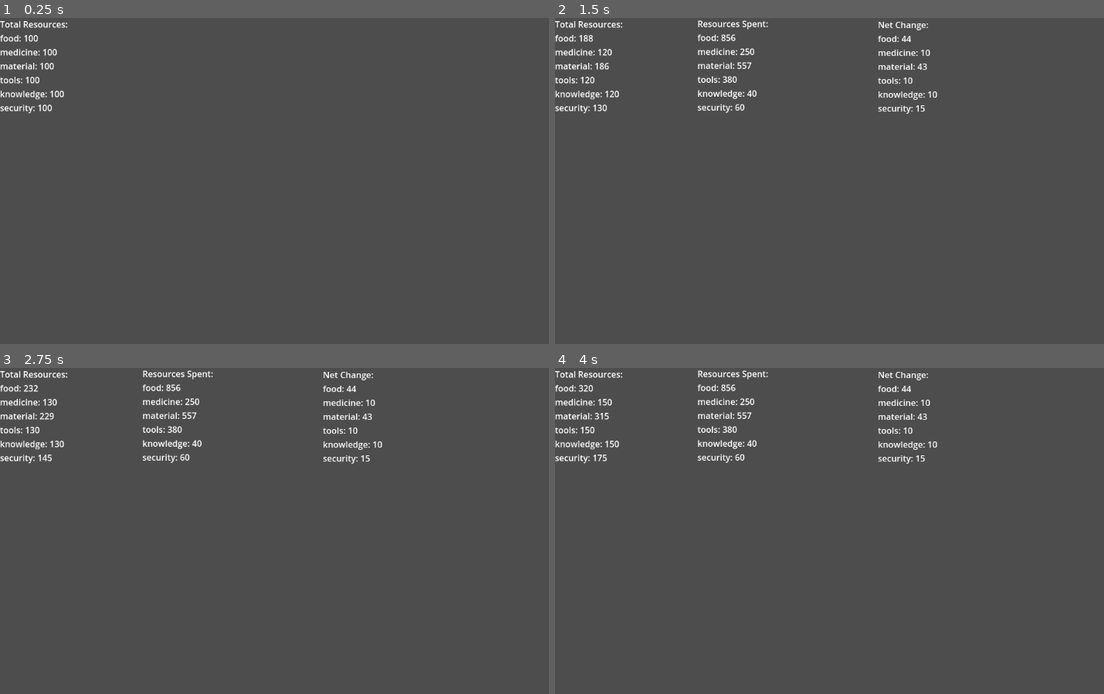
Above: before the commit, frames 1-4 (two rows, left to right).
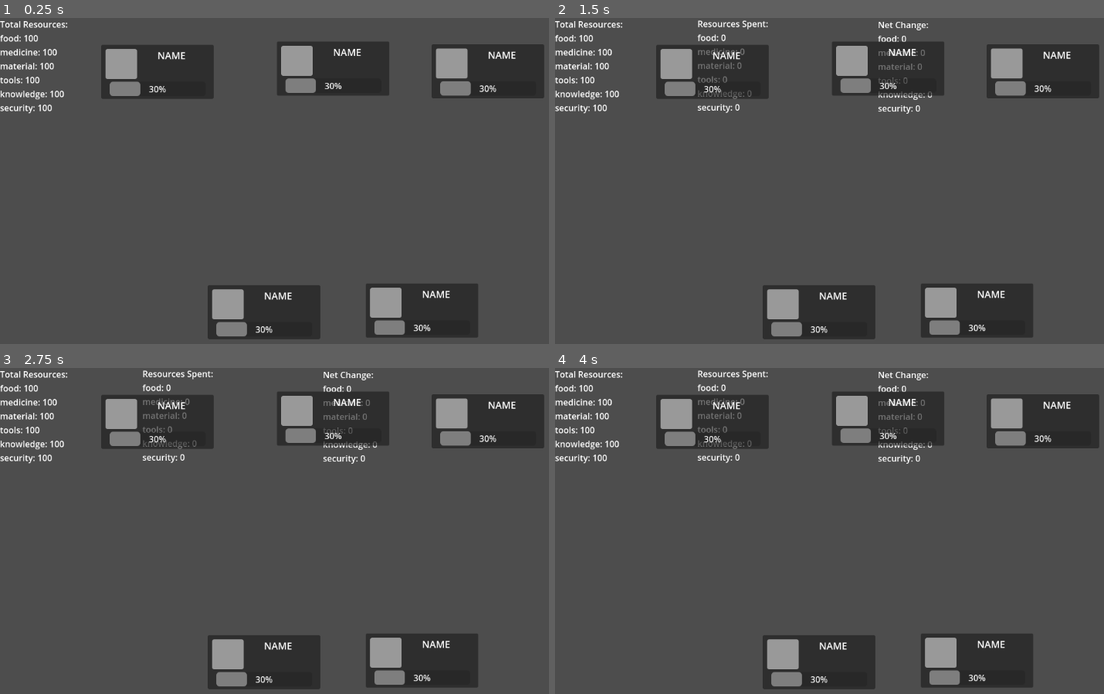
Above: after the commit, the same moments.

Repository: jaxonRuiz/CMPM170-Prototype2
Game: Godot game, scene res://Scenes/main.tscn
Same seed, same stepped clock (60 frames per second), same inputs: the game is played once before the commit and once after it.
Inputs:
- Up to frame 1 (0.25 s): no input
- Up to frame 2 (1.5 s): tap Enter at 0.5 s; hold Space (next_turn) 0.53-1.28 s; tap Space (next_turn) at 1.35 s
- Up to frame 3 (2.75 s): tap Enter at 2 s; hold Space (next_turn) from 2.03 s (still down)
- Up to frame 4 (4 s): release Space (next_turn) at 2.78 s; tap Space (next_turn) at 2.85 s; tap Enter at 3.5 s; hold Space (next_turn) from 3.53 s (still down)

The runs differ from the first frame. In frame 1, 16% of the frame differs, in the area x 18-100%, y 7-99%; in frame 2, 17%; in frame 3, 17%; in frame 4, 17%, in the area x 4-100%, y 4-99%.
Error after the commit: Parse Error: Expected ":" after function declaration. (res://Scripts/group_panel.gd:16)

Commit message:
work on main.gd

Diff:
--- a/Scenes/group_panel.gd
+++ b/Scenes/game.gd
@@ -1,10 +1,9 @@
-extends Control
+extends Node2D
 
 
-@export var group_name:String;
 # Called when the node enters the scene tree for the first time.
 func _ready():
-	$Panel/Name.text = group_name;
+	pass # Replace with function body.
 
 
 # Called every frame. 'delta' is the elapsed time since the previous frame.
--- a/Scenes/game.tscn
+++ b/Scenes/game.tscn
@@ -1,5 +1,6 @@
-[gd_scene load_steps=21 format=3 uid="uid://cnkqlwd0dyxg8"]
-
+[gd_scene load_steps=22 format=3 uid="uid://cnkqlwd0dyxg8"]
+
+[ext_resource type="Script" path="res://Scenes/game.gd" id="1_01eu0"]
 [ext_resource type="Texture2D" uid="uid://bdoy0hjkj66fw" path="res://Assets/facund.png" id="1_8hnhv"]
 [ext_resource type="Texture2D" uid="uid://bfiwieckoq0yg" path="res://Assets/facout.png" id="2_1ytfr"]
 [ext_resource type="Texture2D" uid="uid://q86corlo4tfm" path="res://Assets/facove.png" id="3_c8dge"]
@@ -47,6 +48,7 @@
 corner_radius_bottom_left = 4
 
 [node name="Game" type="Node2D"]
+script = ExtResource("1_01eu0")
 
 [node name="Control" type="Control" parent="."]
 layout_mode = 3
--- a/Scenes/groupPanel.tscn
+++ b/Scenes/groupPanel.tscn
@@ -1,6 +1,6 @@
 [gd_scene load_steps=3 format=3 uid="uid://dq6rmn5t3ryrp"]
 
-[ext_resource type="Script" path="res://Scenes/group_panel.gd" id="1_wosef"]
+[ext_resource type="Script" path="res://Scripts/group_panel.gd" id="1_wosef"]
 
 [sub_resource type="StyleBoxFlat" id="StyleBoxFlat_7yiby"]
 corner_radius_top_left = 4
@@ -8,28 +8,34 @@
 corner_radius_bottom_right = 4
 corner_radius_bottom_left = 4
 
-[node name="Control" type="Control"]
+[node name="GroupBox" type="Control"]
 layout_mode = 3
-anchor_left = 0.914
-anchor_right = 0.914
-offset_left = -114.928
-offset_right = 99.072
-offset_bottom = 103.0
+anchor_left = 0.907
+anchor_top = 0.079
+anchor_right = 0.907
+anchor_bottom = 0.079
+offset_left = -106.864
+offset_top = -51.192
+offset_right = 107.136
+offset_bottom = 51.808
 grow_horizontal = 2
 grow_vertical = 2
 script = ExtResource("1_wosef")
 
-[node name="Panel" type="Panel" parent="."]
+[node name="GroupInfoBox" type="Panel" parent="."]
 layout_mode = 1
-anchors_preset = 5
-anchor_left = 0.5
-anchor_right = 0.5
-offset_left = -105.5
-offset_right = 104.5
-offset_bottom = 101.0
+anchors_preset = -1
+anchor_left = 0.514
+anchor_top = 0.5
+anchor_right = 0.514
+anchor_bottom = 0.5
+offset_left = -104.996
+offset_top = -50.5
+offset_right = 105.004
+offset_bottom = 50.5
 grow_horizontal = 2
 
-[node name="Frame" type="Panel" parent="Panel"]
+[node name="Frame" type="Panel" parent="GroupInfoBox"]
 layout_mode = 1
 offset_left = 8.0
 offset_top = 8.0
@@ -37,7 +43,7 @@
 offset_bottom = 64.0
 theme_override_styles/panel = SubResource("StyleBoxFlat_7yiby")
 
-[node name="TextureRect" type="TextureRect" parent="Panel/Frame"]
+[node name="TextureRect" type="TextureRect" parent="GroupInfoBox/Frame"]
 layout_mode = 1
 anchors_preset = 8
 anchor_left = 0.5
@@ -51,18 +57,20 @@
 grow_horizontal = 2
 grow_vertical = 2
 
-[node name="Name" type="Label" parent="Panel"]
+[node name="Name" type="Label" parent="GroupInfoBox"]
+unique_name_in_owner = true
 layout_mode = 0
-offset_left = 75.5
-offset_top = 11.0
-offset_right = 191.5
-offset_bottom = 36.0
+offset_left = 74.0
+offset_top = 7.0
+offset_right = 190.0
+offset_bottom = 33.0
 theme_override_font_sizes/font_size = 18
 text = "NAME"
 horizontal_alignment = 1
 vertical_alignment = 1
 
-[node name="ProgressBar" type="ProgressBar" parent="Panel"]
+[node name="ProgressBar" type="ProgressBar" parent="GroupInfoBox"]
+unique_name_in_owner = true
 layout_mode = 1
 anchors_preset = 12
 anchor_top = 1.0
--- a/Scenes/main.tscn
+++ b/Scenes/main.tscn
@@ -1,8 +1,9 @@
-[gd_scene load_steps=4 format=3 uid="uid://dokdkx2hfg3hi"]
+[gd_scene load_steps=5 format=3 uid="uid://dokdkx2hfg3hi"]
 
 [ext_resource type="Script" path="res://Scripts/stockpile.gd" id="1_f5xc3"]
 [ext_resource type="Script" path="res://Scripts/main.gd" id="1_o1l7r"]
 [ext_resource type="Script" path="res://Scripts/group.gd" id="2_gsoio"]
+[ext_resource type="PackedScene" uid="uid://dq6rmn5t3ryrp" path="res://Scenes/groupPanel.tscn" id="4_5cbqy"]
 
 [node name="Main" type="Node2D"]
 script = ExtResource("1_o1l7r")
@@ -16,15 +17,93 @@
 [node name="NetChangeLabel" type="Label" parent="."]
 offset_left = 603.0
 offset_top = 1.0
-offset_right = 643.0
-offset_bottom = 24.0
+offset_right = 804.0
+offset_bottom = 161.0
 
 [node name="AllocationLabel" type="Label" parent="."]
 offset_left = 266.0
 offset_top = -1.0
-offset_right = 306.0
-offset_bottom = 22.0
+offset_right = 429.0
+offset_bottom = 142.0
 
 [node name="ResourceLabel" type="Label" parent="."]
-offset_right = 321.0
-offset_bottom = 239.0
+offset_right = 177.0
+offset_bottom = 126.0
+
+[node name="GroupBox" parent="." instance=ExtResource("4_5cbqy")]
+anchors_preset = 0
+anchor_left = 0.0
+anchor_top = 0.0
+anchor_right = 0.0
+anchor_bottom = 0.0
+offset_left = 184.0
+offset_top = 49.0
+offset_right = 398.0
+offset_bottom = 152.0
+grow_horizontal = 1
+grow_vertical = 1
+
+[node name="GroupBox2" parent="." instance=ExtResource("4_5cbqy")]
+anchors_preset = 0
+anchor_left = 0.0
+anchor_top = 0.0
+anchor_right = 0.0
+anchor_bottom = 0.0
+offset_left = 678.0
+offset_top = 495.0
+offset_right = 892.0
+offset_bottom = 598.0
+grow_horizontal = 1
+grow_vertical = 1
+
+[node name="GroupBox3" parent="." instance=ExtResource("4_5cbqy")]
+anchors_preset = 0
+anchor_left = 0.0
+anchor_top = 0.0
+anchor_right = 0.0
+anchor_bottom = 0.0
+offset_left = 801.0
+offset_top = 48.0
+offset_right = 1015.0
+offset_bottom = 151.0
+grow_horizontal = 1
+grow_vertical = 1
+
+[node name="GroupBox4" parent="." instance=ExtResource("4_5cbqy")]
+anchors_preset = 0
+anchor_left = 0.0
+anchor_top = 0.0
+anchor_right = 0.0
+anchor_bottom = 0.0
+offset_left = 512.0
+offset_top = 43.0
+offset_right = 726.0
+offset_bottom = 146.0
+grow_horizontal = 1
+grow_vertical = 1
+
+[node name="GroupBox5" parent="." instance=ExtResource("4_5cbqy")]
+anchors_preset = 0
+anchor_left = 0.0
+anchor_top = 0.0
+anchor_right = 0.0
+anchor_bottom = 0.0
+offset_left = 383.0
+offset_top = 498.0
+offset_right = 597.0
+offset_bottom = 601.0
+grow_horizontal = 1
+grow_vertical = 1
+
+[node name="GroupBox6" parent="." instance=ExtResource("4_5cbqy")]
+anchors_preset = 0
+anchor_left = 0.0
+anchor_top = 0.0
+anchor_right = 0.0
+anchor_bottom = 0.0
+offset_left = 766.0
+offset_top = 996.0
+offset_right = 980.0
+offset_bottom = 1099.0
+grow_horizontal = 1
+grow_vertical = 1
--- a/Scripts/group.gd
+++ b/Scripts/group.gd
@@ -10,6 +10,7 @@
 const OVERFLOW_AMOUNT = 1.2; # amount production/stability can be overclocked by excess resources.
 
 var stability: float; # stability = 1 - (infected/(health+infected)) and maybe some modifier for stability?
+var group_box;
 var resource_satisfaction:
 	get:
 		var count = 0.0;
@@ -32,8 +33,10 @@
 var my_type: GroupTypes;
 
 
-func _init(type):
+func _init(type, ui):
 	#print("initializing Group of type: " + str(type));
+	group_box = ui;
+	group_box.setNameLabel(type);
 	my_type = GroupTypes[type];
 	stability = 1.0;
 	for resource in resource_types:
@@ -72,62 +75,62 @@
 	stockpile[output_type] += process_output();
 	# feed process_output() into stockpile
 	calculate_expected_resources();
-	pass
+
 
 
 class MedicalGroup extends Group:
-	func _init(type):
+	func _init(type, ui):
 		population = 80;
 		production_costs["knowledge"] = 0.5;
 		production_costs["food"] = 0.2;
 		production_costs["material"] = 0.4;
 		production_ratio = 3.25;
 		output_type = "medicine";
-		super._init(type);
+		super._init(type, ui);
 
 class GathererGroup extends Group:
-	func _init(type):
+	func _init(type, ui):
 		population = 300;
 		production_costs["food"] = 0.4;
 		production_costs["tools"] = 0.2;
 		production_ratio = 2;
 		output_type = "material";
-		super._init(type);
+		super._init(type, ui);
 
 class FarmerGroup extends Group:
-	func _init(type):
+	func _init(type, ui):
 		population = 300;
 		production_costs["security"] = 0.2;
 		production_costs["tools"] = 0.2;
 		production_costs["food"] = 0.2;
 		production_ratio = 3;
 		output_type = "food";
-		super._init(type);
+		super._init(type, ui);
 
 class FactoryGroup extends Group:
-	func _init(type):
+	func _init(type, ui):
 		population = 150;
 		production_costs["food"] = 3.5;
 		production_costs["material"] = 3.5;
 		production_ratio = 2.6;
 		output_type = "tools";
-		super._init(type);
+		super._init(type, ui);
 
 class ResearchGroup extends Group:
-	func _init(type):
+	func _init(type, ui):
 		population = 50;
 		production_costs["food"] = 0.2;
 		production_costs["tools"] = 0.2;
 		production_ratio = 1;
 		output_type = "knowledge";
-		super._init(type);
+		super._init(type, ui);
 
 class MilitaryGroup extends Group:
-	func _init(type):
+	func _init(type, ui):
 		population = 100;
 		production_costs["medicine"] = 2.5;
 		production_costs["food"] = 1.25;
 		production_costs["tools"] = 2.5;
 		production_ratio = 0.75;
 		output_type = "security";
-		super._init(type);
+		super._init(type, ui);
--- /dev/null
+++ b/Scripts/group_panel.gd
@@ -0,0 +1,16 @@
+extends Control
+
+@onready var nameLabel = %Name;
+@onready var stabilityBar = %ProgressBar;
+# Called when the node enters the scene tree for the first time.
+func _ready():
+	pass
+
+# Called every frame. 'delta' is the elapsed time since the previous frame.
+func _process(delta):
+	pass
+
+func setNameLabel(name:String):
+	nameLabel.text = name;
+
+func setStabilityBar()
--- a/Scripts/main.gd
+++ b/Scripts/main.gd
@@ -1,6 +1,6 @@
 extends Node2D
 
-@onready var stockpile = $Stockpile;
+@onready var stockpile = Stockpile.new();
 var groups: Array[Group] = [];
 var allocated_resoureces = {}:
 	get:
@@ -21,26 +21,27 @@
 
 # Called when the node enters the scene tree for the first time.
 func _ready() -> void:
+	$GroupBox.setNameLabel("bob");
 	for type in Group.GroupTypes:
 		match Group.GroupTypes[type]:
 			Group.GroupTypes.MEDICAL:
 				print("type: medical");
-				groups.append(Group.MedicalGroup.new(type));
+				groups.append(Group.MedicalGroup.new(type, $GroupBox));
 			Group.GroupTypes.GATHERER:
 				print("type: gatherer");
-				groups.append(Group.GathererGroup.new(type));
+				groups.append(Group.GathererGroup.new(type, $GroupBox2));
 			Group.GroupTypes.FARMER:
 				print("type: farmer");
-				groups.append(Group.FarmerGroup.new(type));
+				groups.append(Group.FarmerGroup.new(type, $GroupBox3));
 			Group.GroupTypes.FACTORY:
 				print("type: factory");
-				groups.append(Group.FactoryGroup.new(type));
+				groups.append(Group.FactoryGroup.new(type, $GroupBox4));
 			Group.GroupTypes.RESEARCH:
 				print("type: research");
-				groups.append(Group.ResearchGroup.new(type));
+				groups.append(Group.ResearchGroup.new(type, $GroupBox5));
 			Group.GroupTypes.MILITARY:
 				print("type: military");
-				groups.append(Group.MilitaryGroup.new(type));
+				groups.append(Group.MilitaryGroup.new(type, $GroupBox6));
 			_:
 				print("??")
 
--- a/Scripts/stockpile.gd
+++ b/Scripts/stockpile.gd
@@ -1,4 +1,4 @@
-extends Node
+class_name Stockpile extends Node
 
 var resources = {
 	"food": 100.0,
--- a/main.gd
+++ b/main.gd
@@ -57,7 +57,7 @@
 		group.setInput(group.expected_input);
 
 	# Connect LineEdit nodes' text_entered signals to handle user input
-	$Control/ResourcePools/ItemList/MedicineInput.connect("_on_input_entered", ["Medical"](self, "text_entered")
+	$Control/ResourcePools/ItemList/MedicineInput.connect("_on_input_entered", ["Medical"](self, "text_entered"))
 	$Control/ResourcePools/ItemList/FoodInput.connect("text_entered", self, "_on_input_entered", ["Food"])
 	$Control/ResourcePools/ItemList/MaterialsInput.connect("text_entered", self, "_on_input_entered", ["Materials"])
 	$Control/ResourcePools/ItemList/ToolsInput.connect("text_entered", self, "_on_input_entered", ["Tools"])
Not shown, added: Scenes/mai2ED3.tmp
